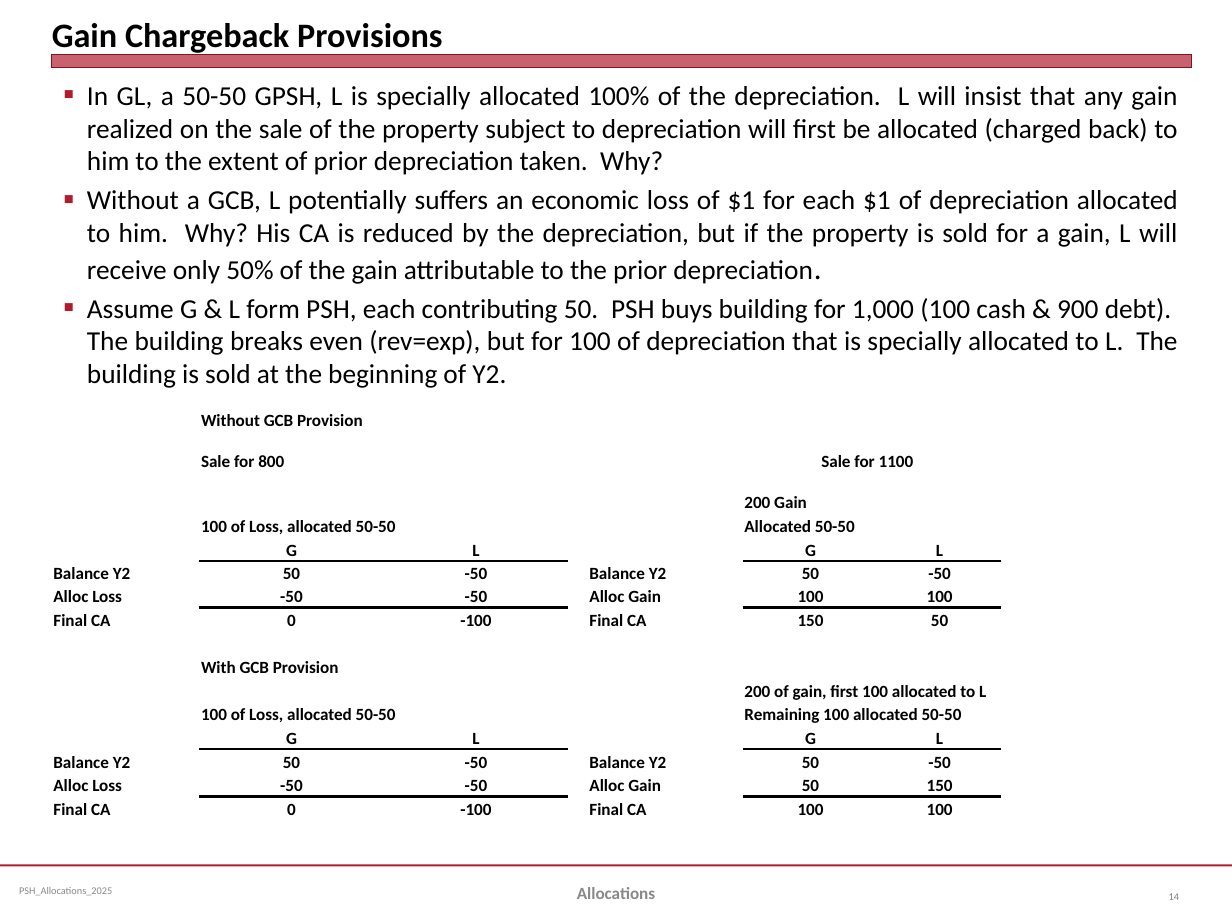
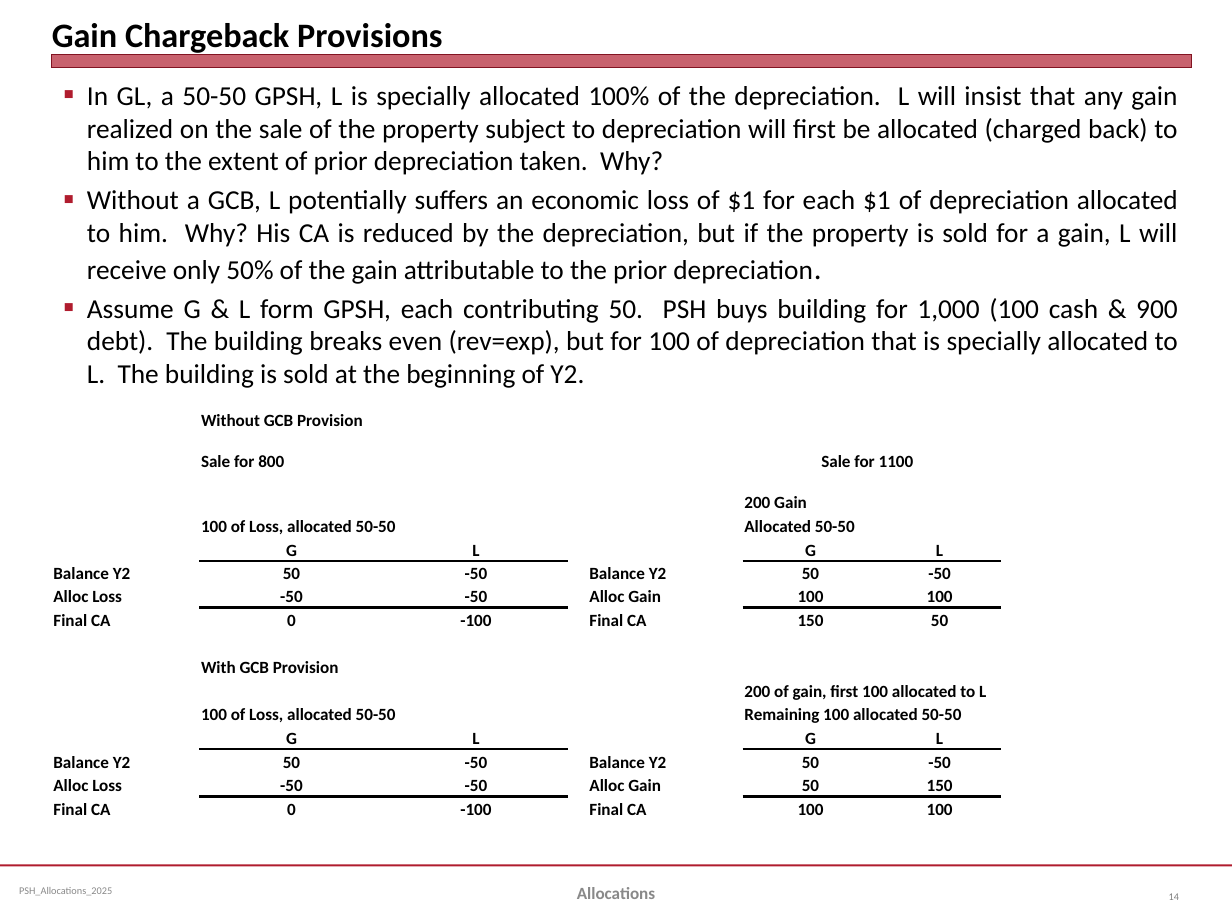
Before and after one commit to jmc877/Partnership-Tax, a slide deck: slide 14 of slides/PSH_Allocations_2025.pptx. Drawn at 1232x924 pixels with LibreOffice and Linux fonts; fonts in the diff are those of the drawing. Boxes give left, top, right and bottom in pixels: in the first picture for what was removed or moved away, otherwise in the second. Text is boxed around its words. In the diff, an @@ line names an element or a change of style, - is before the commit and + after.

```diff
--- a/slides/PSH_Allocations_2025.pptx
+++ b/slides/PSH_Allocations_2025.pptx
@@ text at [87,298,1178,388]: text changed @@
-■ Assume G & L form PSH, each contributing 50. PSH buys building for 1,000 (100 cash & 900 debt). The building breaks even (rev=exp), but for 100 of depreciation that is specially allocated to L. The building is sold at the beginning of Y2.
+■ Assume G & L form GPSH, each contributing 50. PSH buys building for 1,000 (100 cash & 900 debt). The building breaks even (rev=exp), but for 100 of depreciation that is specially allocated to L. The building is sold at the beginning of Y2.
```
Also in this commit, not shown: 8 other slides changed.
